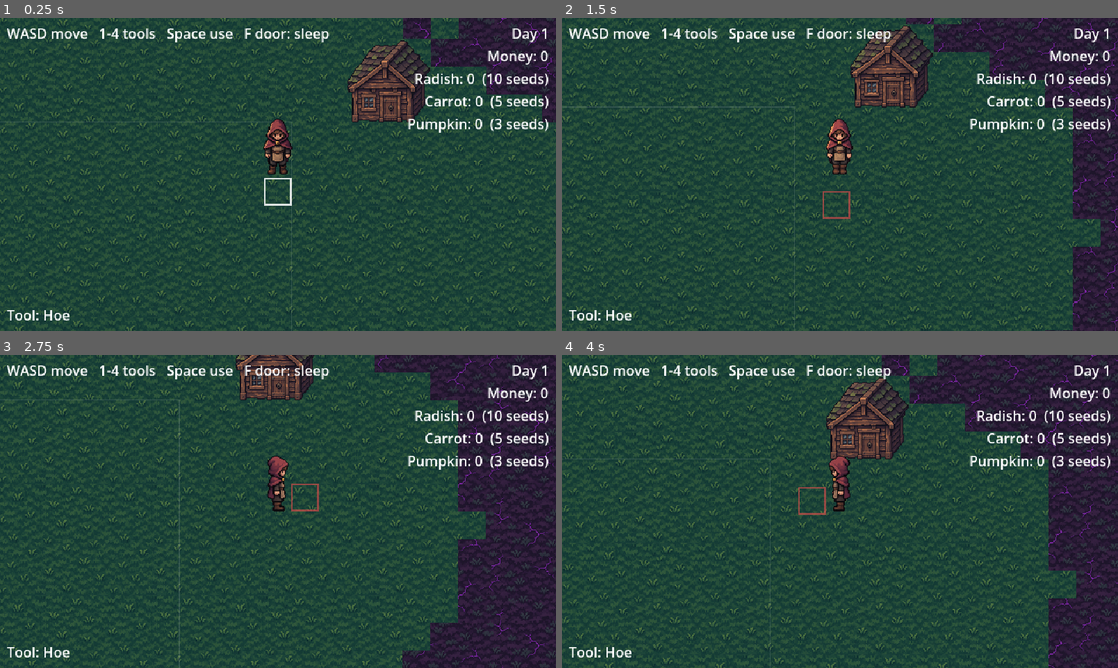
Above: before the commit, frames 1-4 (two rows, left to right).
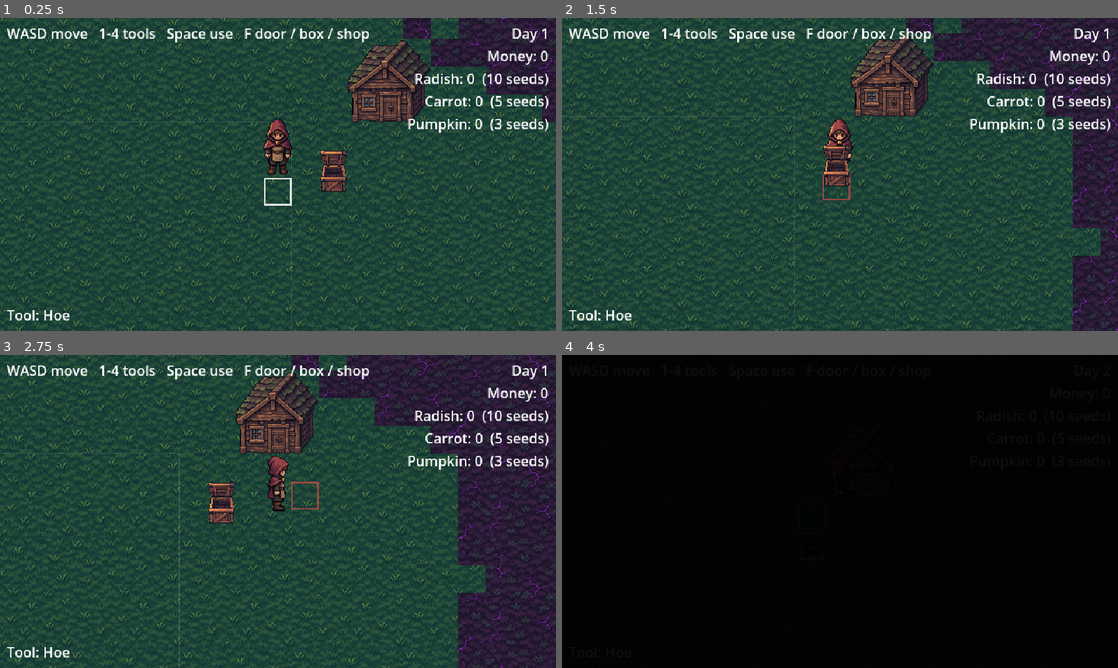
Above: after the commit, the same moments.

Repository: sudo0x/GameDevelopments
Game: Godot game, scene res://scenes/main/main.tscn
Same seed, same stepped clock (60 frames per second), same inputs: the game is played once before the commit and once after it.
Inputs:
- Up to frame 1 (0.25 s): no input
- Up to frame 2 (1.5 s): tap Enter at 0.5 s; hold D (move_right) 0.53-1.28 s; hold F (interact) 0.53-1.28 s; hold S (move_down) from 1.28 s (still down); tap F (interact) at 1.35 s
- Up to frame 3 (2.75 s): release S (move_down) at 2.03 s; hold D (move_right) from 2.03 s (still down); hold E (seed_next) from 2.03 s (still down); tap F (interact) at 2.3 s
- Up to frame 4 (4 s): release D (move_right) at 2.78 s; release E (seed_next) at 2.78 s; hold W (move_up) 2.78-3.53 s; tap Q (seed_prev) at 2.85 s; tap F (interact) at 3.05, 3.8 s; hold A (move_left) from 3.53 s (still down); hold Space (use_tool) from 3.53 s (still down)

The runs differ from the first frame. In frame 1, 0.8% of the frame differs, in the area x 51-67%, y 3-56%; in frame 2, 17%; in frame 3, 22%; in frame 4, 100%, in the area x 0-100%, y 0-100%.

Commit message:
Add Layer 1 step 7: shipping box and seed shop
The shipping box takes all harvested crops and pays for them overnight.
The stall opens a shop menu that pauses the game and sells seeds. Both
use the new art, and the HUD shows what's shipping.

Co-Authored-By: Claude Opus 5.5 <noreply@anthropic.com>

Diff:
--- /dev/null
+++ b/scenes/farm/shipping_box.tscn
@@ -0,0 +1,27 @@
+[gd_scene format=3]
+
+[ext_resource type="Script" path="res://scripts/farm/shipping_box.gd" id="1_script"]
+[ext_resource type="Texture2D" path="res://assets/objects/shipping_box.png" id="2_texture"]
+
+[sub_resource type="RectangleShape2D" id="Shape_body"]
+size = Vector2(28, 14)
+
+[sub_resource type="RectangleShape2D" id="Shape_reach"]
+size = Vector2(44, 36)
+
+[node name="ShippingBox" type="StaticBody2D"]
+
+[node name="Shape" type="CollisionShape2D" parent="."]
+position = Vector2(0, -7)
+shape = SubResource("Shape_body")
+
+[node name="Sprite2D" type="Sprite2D" parent="."]
+texture = ExtResource("2_texture")
+offset = Vector2(0, -24)
+
+[node name="Interact" type="Area2D" parent="."]
+position = Vector2(0, -10)
+script = ExtResource("1_script")
+
+[node name="Shape" type="CollisionShape2D" parent="Interact"]
+shape = SubResource("Shape_reach")
--- /dev/null
+++ b/scenes/farm/shop_stall.tscn
@@ -0,0 +1,27 @@
+[gd_scene format=3]
+
+[ext_resource type="Script" path="res://scripts/farm/shop_stall.gd" id="1_script"]
+[ext_resource type="Texture2D" path="res://assets/objects/shop_stall.png" id="2_texture"]
+
+[sub_resource type="RectangleShape2D" id="Shape_body"]
+size = Vector2(72, 20)
+
+[sub_resource type="RectangleShape2D" id="Shape_reach"]
+size = Vector2(88, 40)
+
+[node name="ShopStall" type="StaticBody2D"]
+
+[node name="Shape" type="CollisionShape2D" parent="."]
+position = Vector2(0, -10)
+shape = SubResource("Shape_body")
+
+[node name="Sprite2D" type="Sprite2D" parent="."]
+texture = ExtResource("2_texture")
+offset = Vector2(0, -48)
+
+[node name="Interact" type="Area2D" parent="."]
+position = Vector2(0, -12)
+script = ExtResource("1_script")
+
+[node name="Shape" type="CollisionShape2D" parent="Interact"]
+shape = SubResource("Shape_reach")
--- a/scenes/main/main.tscn
+++ b/scenes/main/main.tscn
@@ -6,6 +6,9 @@
 [ext_resource type="PackedScene" path="res://scenes/farm/ground.tscn" id="4_ground"]
 [ext_resource type="TileSet" uid="uid://cnq0xev7567av" path="res://data/tilesets/ground_tileset.tres" id="5_tiles"]
 [ext_resource type="Script" uid="uid://qchubhvhgjdn" path="res://scripts/ui/hud.gd" id="6_hud"]
+[ext_resource type="PackedScene" path="res://scenes/farm/shipping_box.tscn" id="box_scene"]
+[ext_resource type="PackedScene" path="res://scenes/farm/shop_stall.tscn" id="stall_scene"]
+[ext_resource type="PackedScene" path="res://scenes/ui/shop_menu.tscn" id="shop_menu_scene"]
 [ext_resource type="PackedScene" path="res://scenes/farm/house.tscn" id="7_house"]
 
 [node name="Main" type="Node2D" unique_id=1909061381]
@@ -29,6 +32,12 @@
 [node name="House" parent="World" unique_id=205751083 instance=ExtResource("7_house")]
 position = Vector2(912, 288)
 
+[node name="ShippingBox" parent="World" unique_id=1724410936 instance=ExtResource("box_scene")]
+position = Vector2(848, 368)
+
+[node name="ShopStall" parent="World" unique_id=1309958217 instance=ExtResource("stall_scene")]
+position = Vector2(352, 352)
+
 [node name="Player" parent="World" unique_id=1599642464 instance=ExtResource("1_player")]
 position = Vector2(784, 348)
 
@@ -41,7 +50,7 @@
 offset_top = 6.0
 offset_right = 632.0
 offset_bottom = 30.0
-text = "WASD move   1-4 tools   Space use   F door: sleep"
+text = "WASD move   1-4 tools   Space use   F door / box / shop"
 
 [node name="DayLabel" type="Label" parent="HUD" unique_id=2113731855]
 offset_left = 472.0
@@ -73,6 +82,8 @@
 offset_bottom = 354.0
 text = "Tool: Hoe"
 
+[node name="ShopMenu" parent="HUD" unique_id=1582206743 instance=ExtResource("shop_menu_scene")]
+
 [node name="Fade" type="ColorRect" parent="HUD" unique_id=1803823177]
 offset_right = 640.0
 offset_bottom = 360.0
--- /dev/null
+++ b/scenes/ui/shop_menu.tscn
@@ -0,0 +1,55 @@
+[gd_scene format=3]
+
+[ext_resource type="Script" path="res://scripts/ui/shop_menu.gd" id="1_shop"]
+
+[sub_resource type="StyleBoxFlat" id="Style_panel"]
+bg_color = Color(0.09, 0.07, 0.11, 1)
+border_width_left = 2
+border_width_top = 2
+border_width_right = 2
+border_width_bottom = 2
+border_color = Color(0.45, 0.3, 0.18, 1)
+
+[node name="ShopMenu" type="PanelContainer"]
+process_mode = 3
+visible = false
+custom_minimum_size = Vector2(280, 0)
+layout_mode = 3
+anchors_preset = 8
+anchor_left = 0.5
+anchor_top = 0.5
+anchor_right = 0.5
+anchor_bottom = 0.5
+grow_horizontal = 2
+grow_vertical = 2
+theme_override_styles/panel = SubResource("Style_panel")
+script = ExtResource("1_shop")
+
+[node name="Margin" type="MarginContainer" parent="."]
+layout_mode = 2
+theme_override_constants/margin_left = 12
+theme_override_constants/margin_top = 8
+theme_override_constants/margin_right = 12
+theme_override_constants/margin_bottom = 8
+
+[node name="Box" type="VBoxContainer" parent="Margin"]
+layout_mode = 2
+theme_override_constants/separation = 6
+
+[node name="Title" type="Label" parent="Margin/Box"]
+layout_mode = 2
+text = "Seed shop"
+horizontal_alignment = 1
+
+[node name="MoneyLabel" type="Label" parent="Margin/Box"]
+layout_mode = 2
+text = "Money: 0"
+horizontal_alignment = 1
+
+[node name="Rows" type="VBoxContainer" parent="Margin/Box"]
+layout_mode = 2
+
+[node name="Help" type="Label" parent="Margin/Box"]
+layout_mode = 2
+text = "Enter: buy   F / Esc: close"
+horizontal_alignment = 1
--- a/scripts/autoload/game_state.gd
+++ b/scripts/autoload/game_state.gd
@@ -5,7 +5,9 @@
 signal inventory_changed
 ## Something (the house door) asked to sleep. The HUD fades out and calls end_day().
 signal sleep_requested
-## The day is over: crops grow, soil dries (and later: shipped crops are paid).
+## Something (the shop stall) asked to open the shop. The shop menu opens.
+signal shop_requested
+## The day is over: crops grow, soil dries. Shipped crops are paid just before this.
 signal day_ended
 signal day_started
 
@@ -21,6 +23,8 @@
 var seeds: Dictionary[StringName, int] = {&"radish": 10, &"carrot": 5, &"pumpkin": 3}
 ## Harvested crop counts by crop id.
 var harvest: Dictionary[StringName, int] = {}
+## Crops in the shipping box by crop id, paid when the day ends.
+var shipped: Dictionary[StringName, int] = {}
 
 
 func seed_count(crop: CropData) -> int:
@@ -31,11 +35,24 @@
 	return harvest.get(crop.id, 0)
 
 
+## What everything in the shipping box will earn overnight.
+func shipped_value() -> int:
+	var total := 0
+	for crop in CROPS:
+		total += shipped.get(crop.id, 0) * crop.sell_price
+	return total
+
+
 func request_sleep() -> void:
 	sleep_requested.emit()
 
 
+func request_shop() -> void:
+	shop_requested.emit()
+
+
 func end_day() -> void:
+	_pay_shipped()
 	day_ended.emit()
 	day += 1
 	day_started.emit()
@@ -53,3 +70,27 @@
 func add_harvest(crop: CropData) -> void:
 	harvest[crop.id] = harvest_count(crop) + 1
 	inventory_changed.emit()
+
+
+## Moves every harvested crop into the shipping box.
+func ship_all() -> void:
+	for id in harvest:
+		shipped[id] = shipped.get(id, 0) + harvest[id]
+	harvest.clear()
+	inventory_changed.emit()
+
+
+## Buys one seed. Returns false if there isn't enough money.
+func buy_seed(crop: CropData) -> bool:
+	if money < crop.seed_price:
+		return false
+	money -= crop.seed_price
+	seeds[crop.id] = seed_count(crop) + 1
+	inventory_changed.emit()
+	return true
+
+
+func _pay_shipped() -> void:
+	money += shipped_value()
+	shipped.clear()
+	inventory_changed.emit()
--- /dev/null
+++ b/scripts/farm/shipping_box.gd
@@ -0,0 +1,6 @@
+extends Area2D
+## The shipping box. Interacting with it (F) puts every harvested crop in; they're paid overnight.
+
+
+func interact(_player: Player) -> void:
+	GameState.ship_all()
--- /dev/null
+++ b/scripts/farm/shop_stall.gd
@@ -0,0 +1,6 @@
+extends Area2D
+## The seed shop stall. Interacting with it (F) opens the shop menu.
+
+
+func interact(_player: Player) -> void:
+	GameState.request_shop()
--- a/scripts/ui/hud.gd
+++ b/scripts/ui/hud.gd
@@ -34,11 +34,13 @@
 	tool_label.text = text
 
 
-## One line per crop: harvested count, then seeds left.
+## One line per crop: harvested count, then seeds left. Then what's in the shipping box.
 func _inventory_text() -> String:
 	var lines: PackedStringArray = []
 	for crop in GameState.CROPS:
 		lines.append("%s: %d  (%d seeds)" % [crop.display_name, GameState.harvest_count(crop), GameState.seed_count(crop)])
+	if not GameState.shipped.is_empty():
+		lines.append("Shipping: %d overnight" % GameState.shipped_value())
 	return "\n".join(lines)
 
 
--- /dev/null
+++ b/scripts/ui/shop_menu.gd
@@ -0,0 +1,63 @@
+extends PanelContainer
+## The seed shop. One row per crop, built from GameState.CROPS.
+## The game pauses while it's open; this node keeps running (process_mode = Always).
+
+var _labels: Array[Label] = []
+var _buttons: Array[Button] = []
+
+@onready var money_label: Label = $Margin/Box/MoneyLabel
+@onready var rows: VBoxContainer = $Margin/Box/Rows
+
+
+func _ready() -> void:
+	for crop in GameState.CROPS:
+		_add_row(crop)
+	GameState.shop_requested.connect(open)
+	GameState.inventory_changed.connect(_refresh)
+	_refresh()
+
+
+func _unhandled_input(event: InputEvent) -> void:
+	if not visible:
+		return
+	if event.is_action_pressed("interact") or event.is_action_pressed("ui_cancel"):
+		# Handled, so the same key press can't reach the player and reopen the shop.
+		get_viewport().set_input_as_handled()
+		close()
+
+
+func open() -> void:
+	_refresh()
+	show()
+	get_tree().paused = true
+	for button in _buttons:
+		if not button.disabled:
+			button.grab_focus()
+			break
+
+
+func close() -> void:
+	hide()
+	get_tree().paused = false
+
+
+func _add_row(crop: CropData) -> void:
+	var row := HBoxContainer.new()
+	var label := Label.new()
+	label.size_flags_horizontal = Control.SIZE_EXPAND_FILL
+	var button := Button.new()
+	button.pressed.connect(GameState.buy_seed.bind(crop))
+	row.add_child(label)
+	row.add_child(button)
+	rows.add_child(row)
+	_labels.append(label)
+	_buttons.append(button)
+
+
+func _refresh() -> void:
+	money_label.text = "Money: %d" % GameState.money
+	for i in GameState.CROPS.size():
+		var crop := GameState.CROPS[i]
+		_labels[i].text = "%s seeds: %d" % [crop.display_name, GameState.seed_count(crop)]
+		_buttons[i].text = "Buy for %d" % crop.seed_price
+		_buttons[i].disabled = GameState.money < crop.seed_price
Binary file added: art_source/objects/shipping_box.png
Binary file added: art_source/objects/shop_stall.png
Binary file added: assets/objects/shipping_box.png
Not shown, added: assets/objects/shipping_box.png.import
Binary file added: assets/objects/shop_stall.png
Not shown, added: assets/objects/shop_stall.png.import
Not shown, added: scripts/farm/shipping_box.gd.uid
Not shown, added: scripts/farm/shop_stall.gd.uid
Not shown, added: scripts/ui/shop_menu.gd.uid
Not shown, changed: CLAUDE.md
Not shown, changed: docs/01_2026-11-03_layer-1-farming.md
Not shown, changed: docs/02_2026-11-03_art-prompts-layer-1.md
